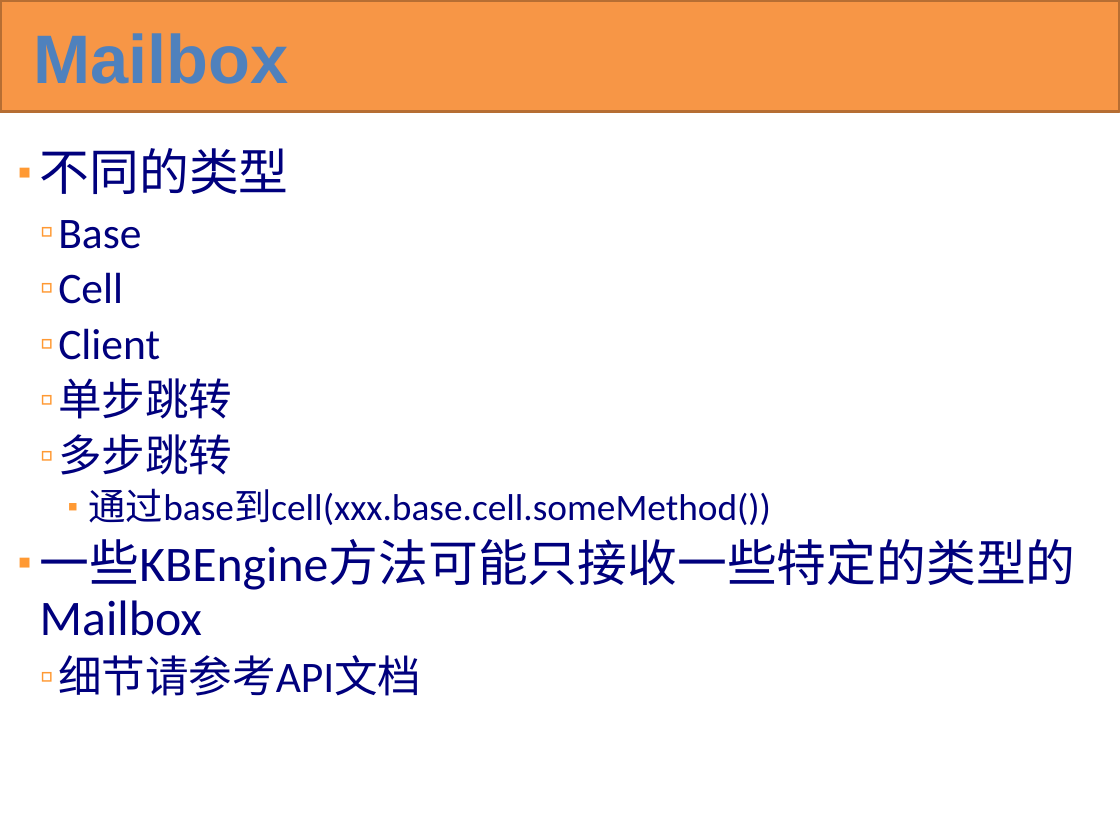
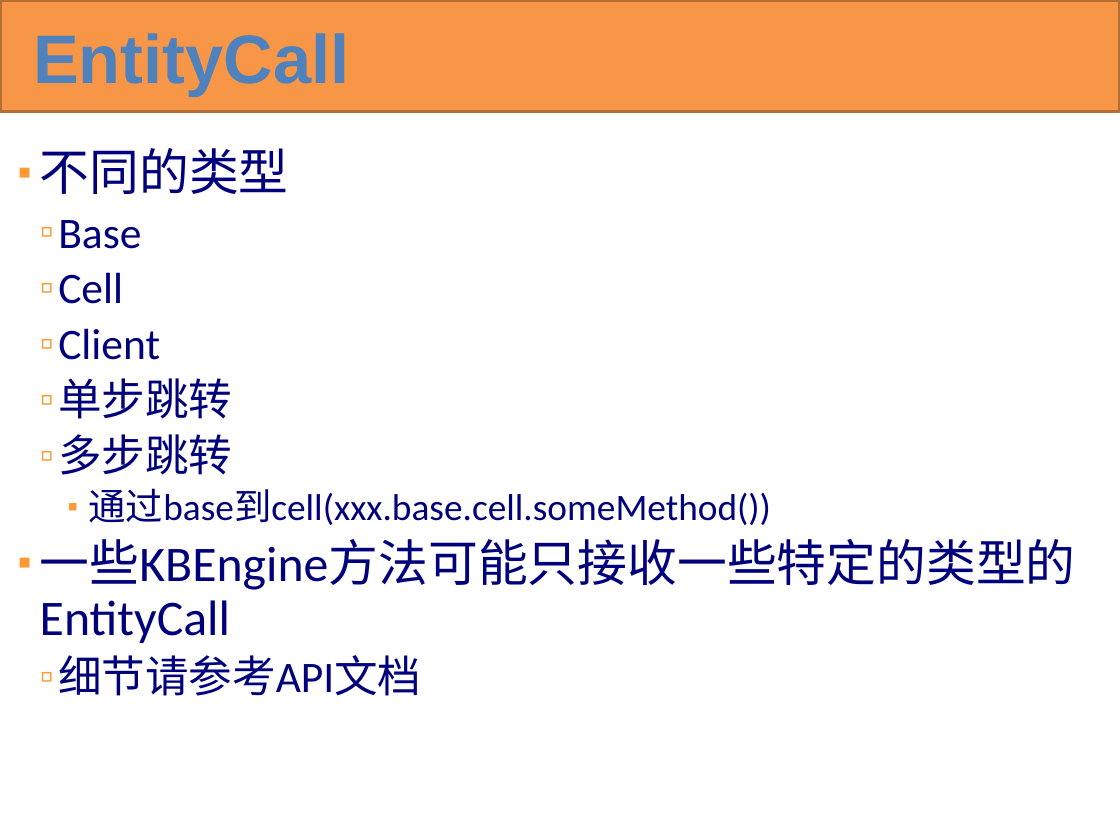
Before and after one commit to KBEngineLab/KBEngine-Nex, a slide deck: slide 71 of docs/KBEngine overview(cn).pptx. Drawn at 1120x840 pixels with LibreOffice and Linux fonts; fonts in the diff are those of the drawing. Boxes give left, top, right and bottom in pixels: in the first picture for what was removed or moved away, otherwise in the second. Text is boxed around its words. In the diff, an @@ line names an element or a change of style, - is before the commit and + after.

```diff
--- a/docs/KBEngine overview(cn).pptx
+++ b/docs/KBEngine overview(cn).pptx
@@ title at (x1=33, y1=33, x2=349, y2=96): text changed @@
-Mailbox
+EntityCall
@@ text at (x1=58, y1=220, x2=421, y2=696): indent changed @@
```
Also in this commit, not shown: 35 other slides changed, 1 other file.
